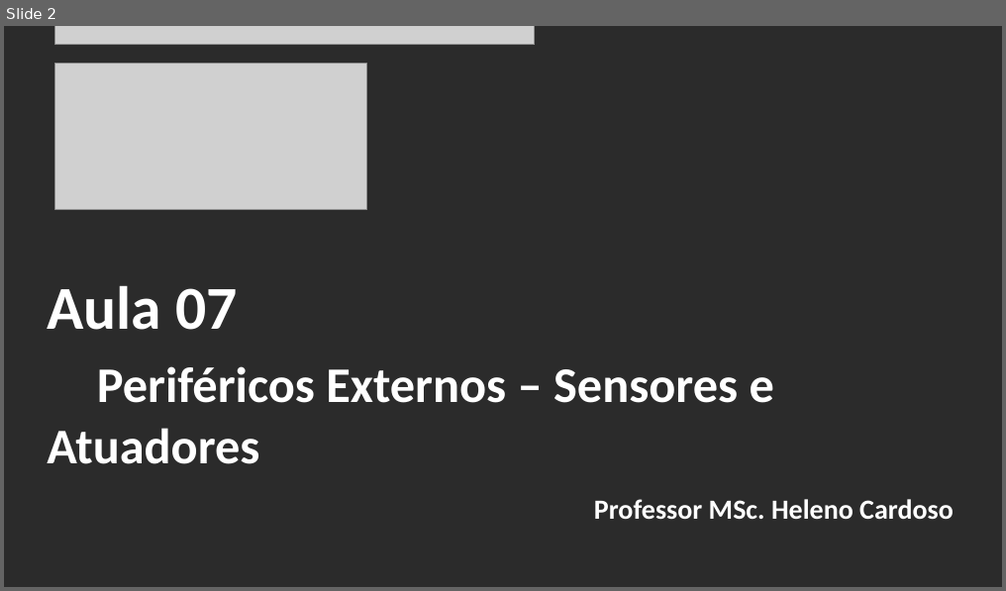
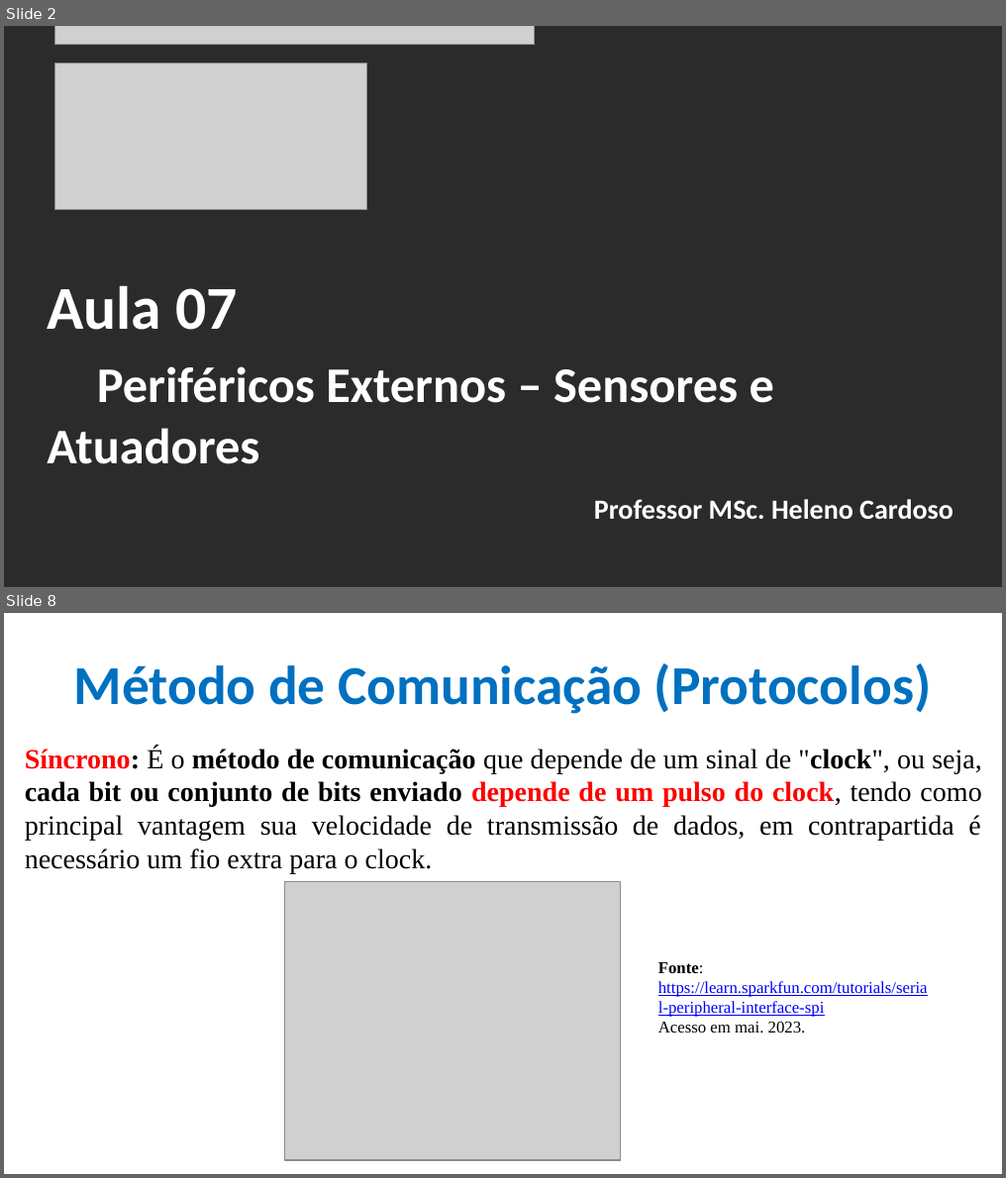
Before and after one commit to CloudEducationBrazil/WydenArea1ProgramacaoMicrocontroladores, a slide deck: 01 Classes/Aula 07 - Programação Microcontroladores - Periféricos Externos- Protocolos Sensores e Atuadores.pptx. Shown one above the other, each under a label of ours: slide 2 before the commit, slides 2 and 8 after it; the slides between them are not shown. The pictures are 1006x591 and 1006x1178 pixels, drawn with LibreOffice and Linux fonts; fonts in the diff are those of the drawing; grey boxes stand for pictures; background and template pictures are left out; a plain dark background stands for a picture behind light text. Boxes give left, top, right and bottom in pixels: in the first picture for what was removed or moved away, otherwise in the second. Text is boxed around its words. In the diff, an @@ line names an element or a change of style, - is before the commit and + after.

```diff
--- a/01 Classes/Aula 07 - Programação Microcontroladores - Periféricos Externos- Protocolos Sensores e Atuadores.pptx
+++ b/01 Classes/Aula 07 - Programação Microcontroladores - Periféricos Externos- Protocolos Sensores e Atuadores.pptx
@@ slide 8 added at [4,613,1002,1174], background picture (left out) @@
@@ title added at [74,663,931,714], 39.6 pt, text #0070C0, bold @@
+Método de Comunicação (Protocolos)
@@ text added at [25,747,982,873], 20 pt, text #000000 @@
+Síncrono: É o método de comunicação que depende de um sinal de "clock", ou seja, cada bit ou conjunto de bits enviado depende de um pulso do clock, tendo como principal vantagem sua velocidade de transmissão de dados, em contrapartida é necessário um fio extra para o clock.
@@ picture added at [285,881,621,1159] @@
@@ text added at [658,962,928,1034], 12 pt, text #0000FF, underline @@
+Fonte: https://learn.sparkfun.com/tutorials/serial-peripheral-interface-spi
+Acesso em mai. 2023.
```
Also in this commit, not shown: 6 slides changed, 33 other slides added, 5 other files.
